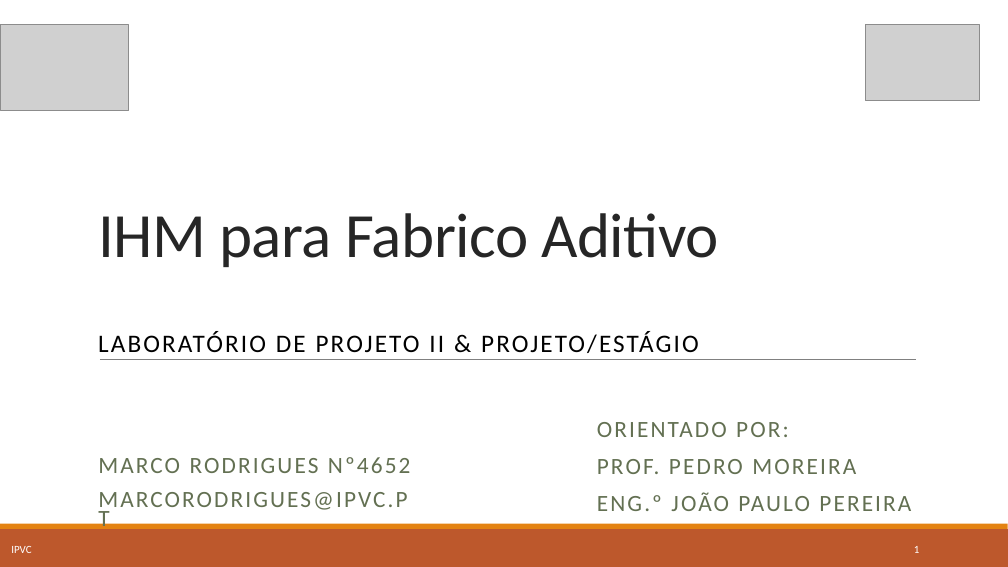
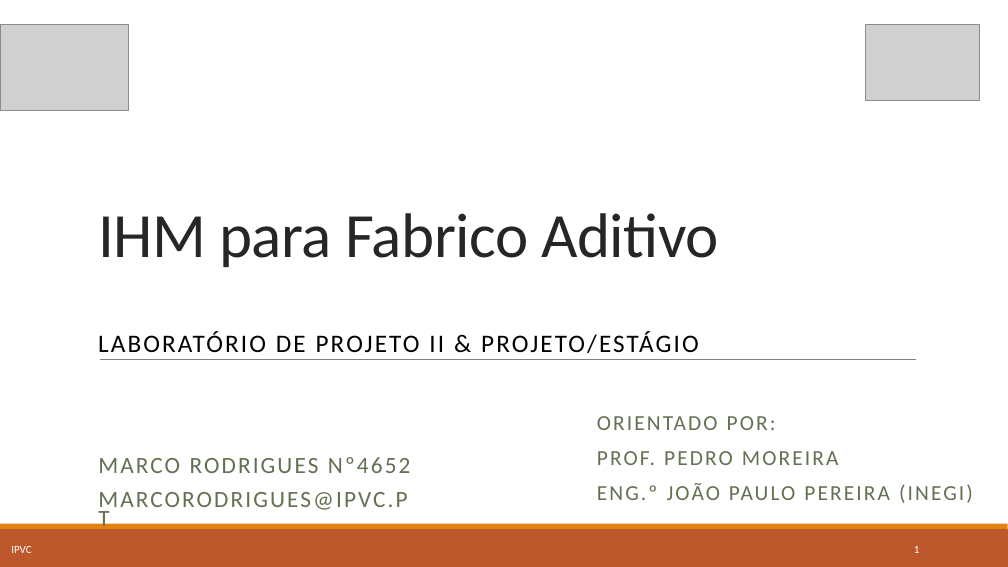
Before and after one commit to marcorlsrodrigues/projeto, a slide deck: slide 1 of Apresentacao_LPII_PE_MarcoRodrigues4652.pptx. Drawn at 1008x567 pixels with LibreOffice and Linux fonts; fonts in the diff are those of the drawing; grey boxes stand for pictures. Boxes give left, top, right and bottom in pixels: in the first picture for what was removed or moved away, otherwise in the second. Text is boxed around its words. In the diff, an @@ line names an element or a change of style, - is before the commit and + after.

```diff
--- a/Apresentacao_LPII_PE_MarcoRodrigues4652.pptx
+++ b/Apresentacao_LPII_PE_MarcoRodrigues4652.pptx
@@ text at (x1=597, y1=416, x2=839, y2=465): size 22.2 to 20.4 pt in "ORIENTADO POR:", "PROF. PEDRO MOREIRA" @@
@@ text at (x1=597, y1=483, x2=973, y2=503): text changed; size 22.2 to 20.4 pt @@
-ENG.º JOÃO PAULO PEREIRA
+ENG.º JOÃO PAULO PEREIRA (INEGI)
```
Also in this commit, not shown: 7 other slides changed, 4 slides removed.
